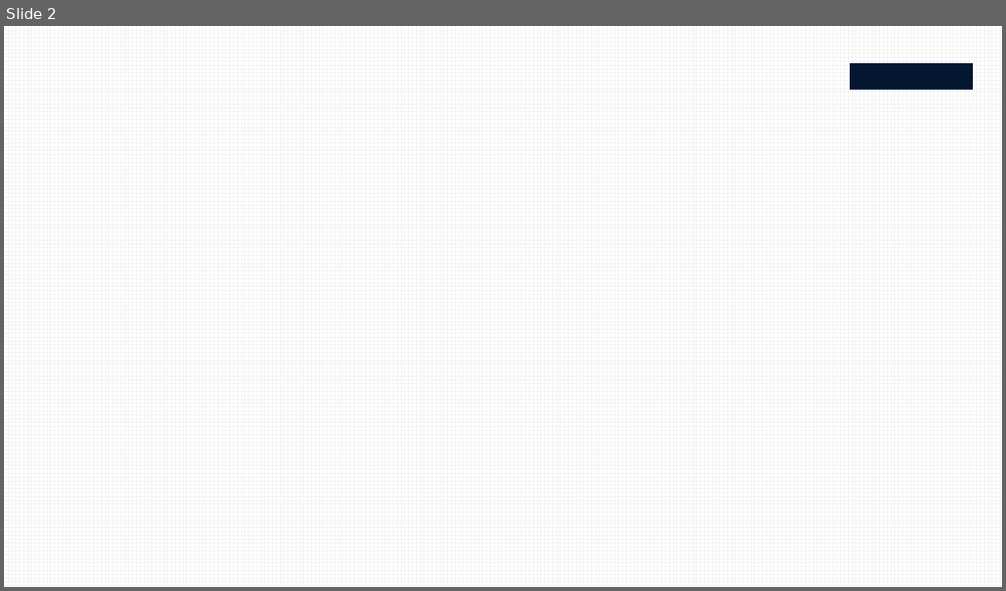
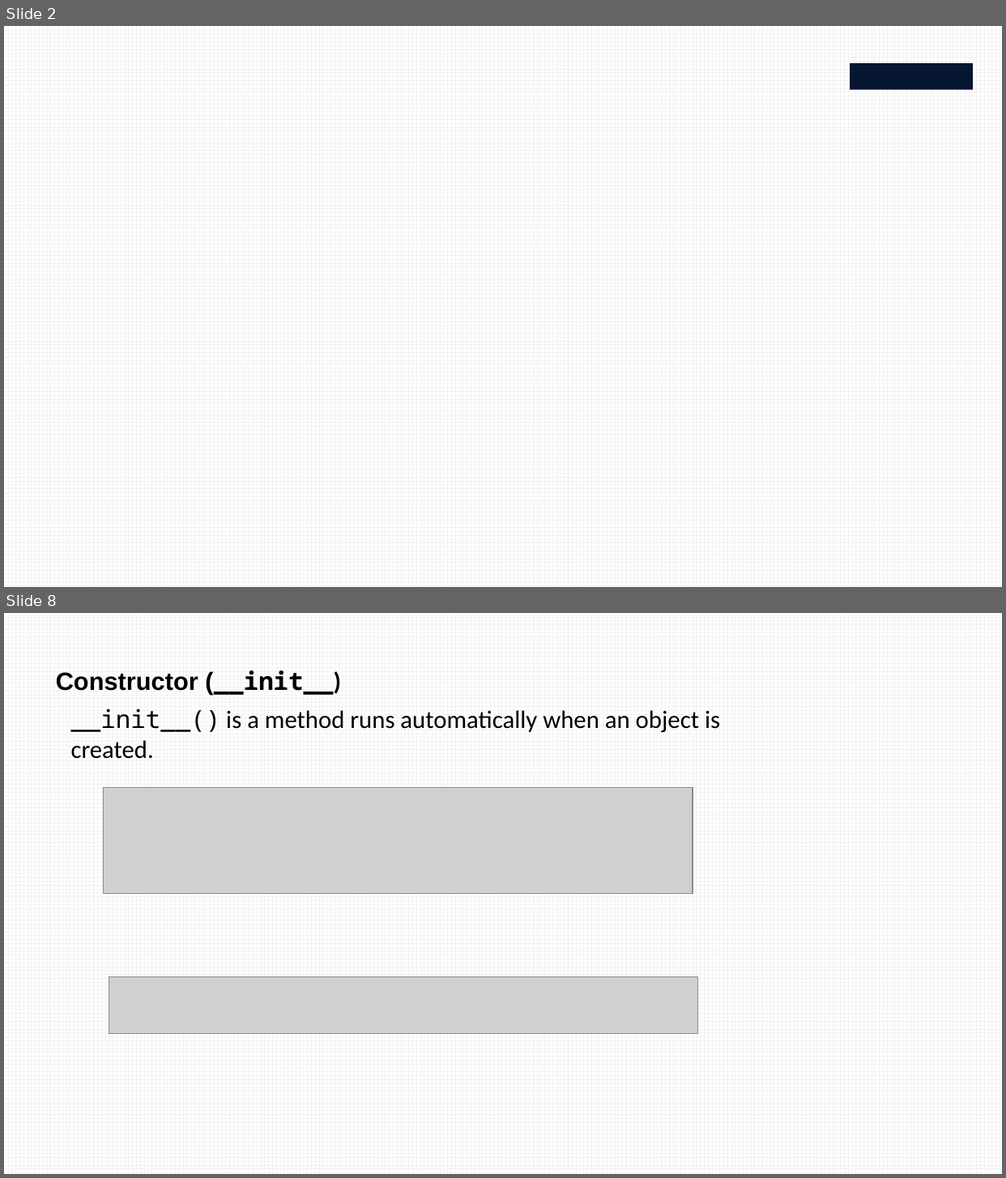
Before and after one commit to chamsi-am/python-course, a slide deck: course/course8.pptx. Shown one above the other, each under a label of ours: slide 2 before the commit, slides 2 and 8 after it; the slides between them are not shown. The pictures are 1006x591 and 1006x1178 pixels, drawn with LibreOffice and Linux fonts; fonts in the diff are those of the drawing; grey boxes stand for pictures; background and template pictures are left out. Boxes give left, top, right and bottom in pixels: in the first picture for what was removed or moved away, otherwise in the second. Text is boxed around its words. In the diff, an @@ line names an element or a change of style, - is before the commit and + after.

```diff
--- a/course/course8.pptx
+++ b/course/course8.pptx
@@ slide 8 added at (4, 613, 1002, 1174), background pattern #F2F2F2 on #FFFFFF @@
@@ text added at (56, 671, 341, 694), 18 pt, text #000000, bold @@
+Constructor (__init__)
@@ text added at (71, 709, 720, 759), 18 pt, text #000000 @@
+__init__() is a method runs automatically when an object is created.
@@ picture added at (104, 788, 692, 893) @@
@@ picture added at (108, 977, 697, 1034) @@
```
Also in this commit, not shown: 1 slide changed, 5 other slides added, 8 slides removed.
